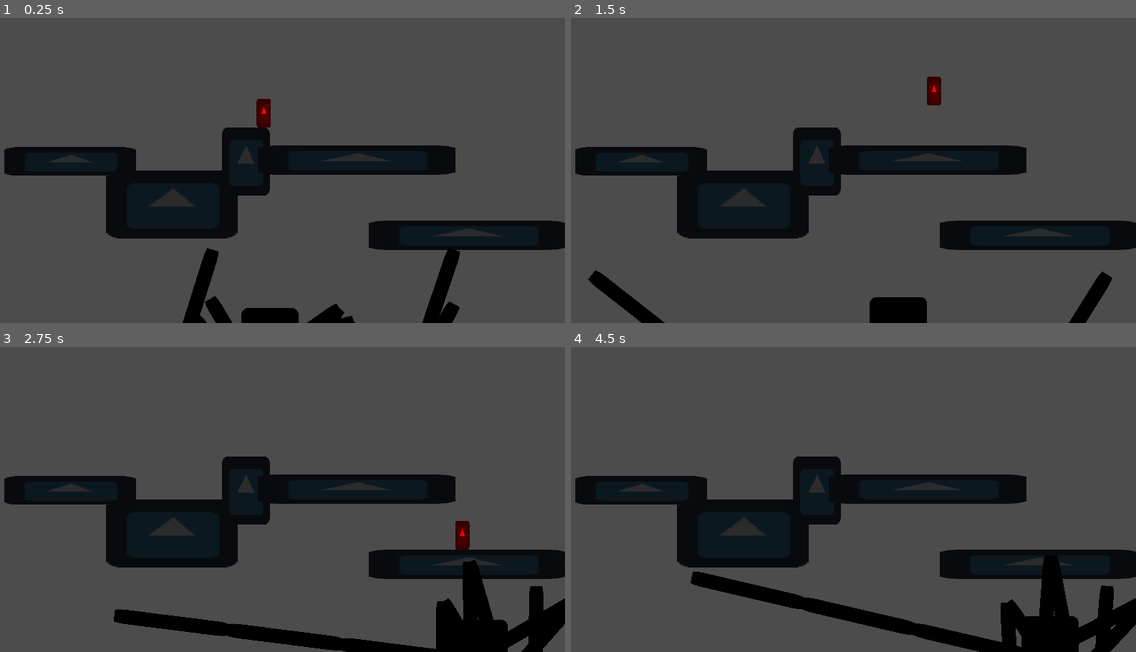
Above: before the commit, frames 1-4 (two rows, left to right).
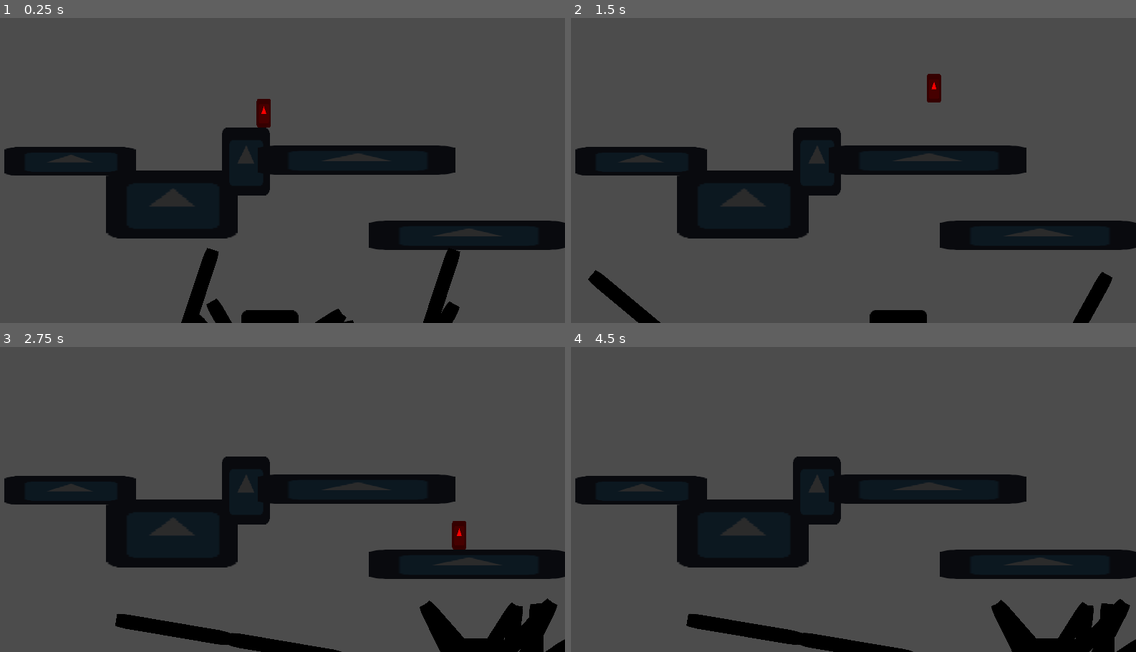
Above: after the commit, the same moments.

Repository: ObsidianBlk/ItsBelow
Game: Godot game, scene res://Scenes/World/World.tscn
The game is run twice, just before and just after one commit, with the same random seed, the same clock (stepped at 60 frames per second) and the same inputs. The engine's default icon, where the game draws it, is replaced by a stand-in: a white triangle on a blue panel in a dark square.
Inputs:
- Up to frame 1 (0.25 s): no input
- Up to frame 2 (1.5 s): hold Space (player_jump) 0.53-1.28 s; hold D (player_right) from 0.53 s (still down); tap Space (player_jump) at 1.35 s
- Up to frame 3 (2.75 s): tap Space (player_jump) at 1.52, 1.82 s; release D (player_right) at 2.03 s; hold A (player_left) from 2.03 s (still down); hold Space (player_jump) from 2.03 s (still down)
- Up to frame 4 (4.5 s): release A (player_left) at 2.78 s; release Space (player_jump) at 2.78 s; hold D (player_right) 2.78-4.28 s; tap Space (player_jump) at 2.85, 3.02, 3.32, 4.35 s; hold Space (player_jump) 3.53-4.28 s; hold A (player_left) from 4.28 s (still down)

The runs differ from the first frame. In frame 1, 0.3% of the frame differs, in the area x 32-81%, y 75-100%; in frame 2, 0.7%; in frame 3, 5.1%; in frame 4, 6.6%, in the area x 20-100%, y 68-100%.

Commit message:
Minor change to Player jump. Added a gravity multiplier for when jumping is active... allows for different jump heights depending on how long the jump button is held.

Diff:
--- a/Objects/Player/Player.gd
+++ b/Objects/Player/Player.gd
@@ -9,6 +9,7 @@
 export var max_speed : float = 512					setget set_max_speed
 export var max_jump_height : float = 128.0			setget set_max_jump_height
 export var half_jump_dist : float = 150				setget set_half_jump_dist
+export var jump_multiplier : float = 0.8			setget set_jump_multiplier
 export var fall_multiplier : float = 1.25			setget set_fall_multiplier
 
 # ------------------------------------------------------------------------------
@@ -49,6 +50,11 @@
 	if m > 0.0:
 		fall_multiplier = m
 
+func set_jump_multiplier(m : float) -> void:
+	if m > 0.0 and m <= 1.0:
+		jump_multiplier = m
+		_CalculateJumpVariables()
+
 # ------------------------------------------------------------------------------
 # Override Methods
 # ------------------------------------------------------------------------------
--- a/Objects/Player/States/Jump.gd
+++ b/Objects/Player/States/Jump.gd
@@ -4,6 +4,7 @@
 # Variables
 # ------------------------------------------------------------------------------
 var _initial_jump : bool = true
+var _jump_active : bool = true
 
 # ------------------------------------------------------------------------------
 # Override Methods
@@ -11,6 +12,7 @@
 func enter(msg : Dictionary = {}) -> void:
 	if player.is_on_floor():
 		_initial_jump = true
+		_jump_active = Input.is_action_pressed("player_jump")
 	else:
 		_sm.change_to_state("Fall")
 
@@ -24,6 +26,8 @@
 		player.direction_x[1] = event.get_action_strength("player_right")
 	elif event.is_action_released("player_right"):
 		player.direction_x[1] = 0.0
+	elif event.is_action_released("player_jump"):
+		_jump_active = false
 
 
 func physics_update(delta : float) -> void:
@@ -36,7 +40,8 @@
 		player._ProcessVelocity_V(-player.jump_strength, true)
 		_initial_jump = false
 	else:
-		player._ProcessVelocity_V(player.gravity * player.fall_multiplier * delta)
+		var mult : float = player.jump_multiplier if _jump_active else player.fall_multiplier
+		player._ProcessVelocity_V(player.gravity * mult * delta)
 		if player.velocity.y > 0.0:
 			_sm.change_to_state("Fall")
 	player.velocity = player.move_and_slide(player.velocity, Vector2.UP, false)
--- a/Scenes/World/World.tscn
+++ b/Scenes/World/World.tscn
@@ -76,7 +76,7 @@
 [node name="Spider" parent="." instance=ExtResource( 3 )]
 position = Vector2( 634, 936 )
 target_node_path = NodePath("../Player")
-climb_speed = 20.0
+climb_speed = 1.0
 
 [node name="SpiderBounds" parent="." instance=ExtResource( 4 )]
 target_node_path = NodePath("../Spider")
